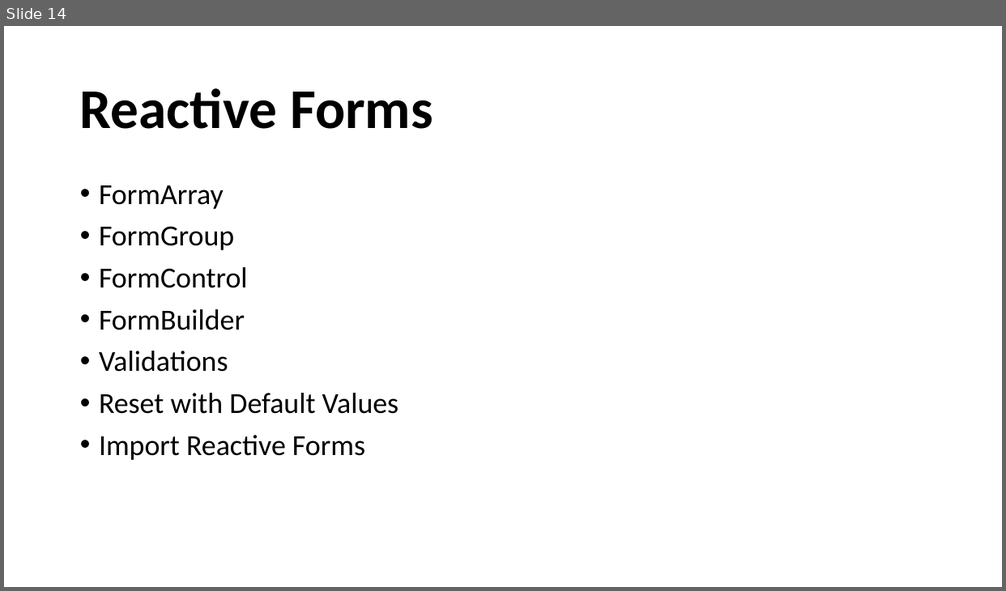
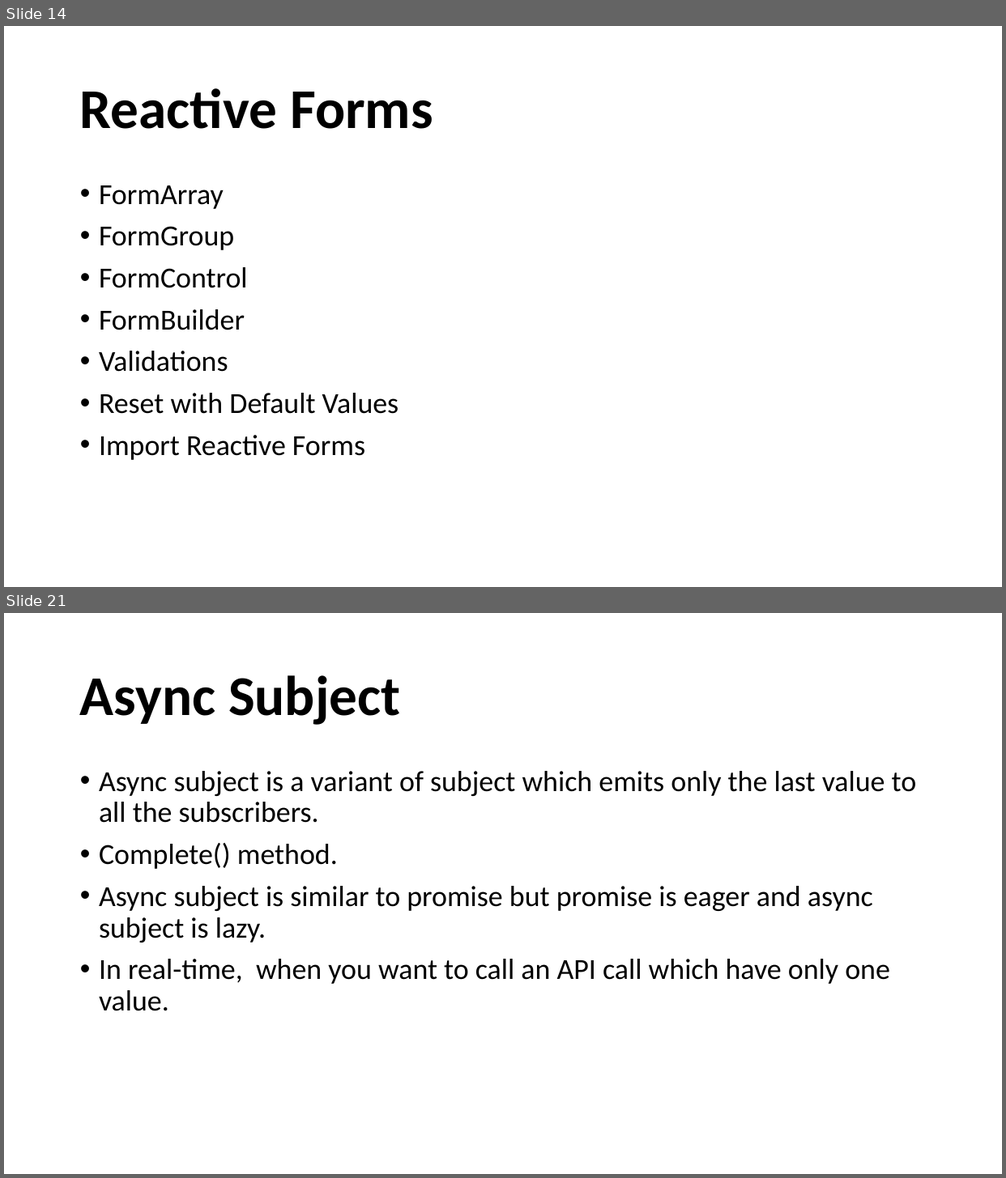
Before and after one commit to raharshi/angular-kh, a slide deck: src/assets/AngularByRaharshi.pptx. Shown one above the other, each under a label of ours: slide 14 before the commit, slides 14 and 21 after it; the slides between them are not shown. The pictures are 1006x591 and 1006x1178 pixels, drawn with LibreOffice and Linux fonts; fonts in the diff are those of the drawing; background and template pictures are left out. Boxes give left, top, right and bottom in pixels: in the first picture for what was removed or moved away, otherwise in the second. Text is boxed around its words. In the diff, an @@ line names an element or a change of style, - is before the commit and + after.

Commit message:
service, Http service, Observables & Promises

```diff
--- a/src/assets/AngularByRaharshi.pptx
+++ b/src/assets/AngularByRaharshi.pptx
@@ slide 21 added at [4, 613, 1002, 1174], background picture (left out) @@
@@ title added at [80, 675, 400, 725], 54 pt, text #000000, bold @@
+Async Subject
@@ text added at [99, 771, 917, 1012], 28 pt, text #000000 @@
+• Async subject is a variant of subject which emits only the last value to all the subscribers.
+• Complete() method.
+• Async subject is similar to promise but promise is eager and async subject is lazy.
+• In real-time, when you want to call an API call which have only one value.
```
Also in this commit, not shown: 7 other slides added, 1 slide removed, 16 other files.
